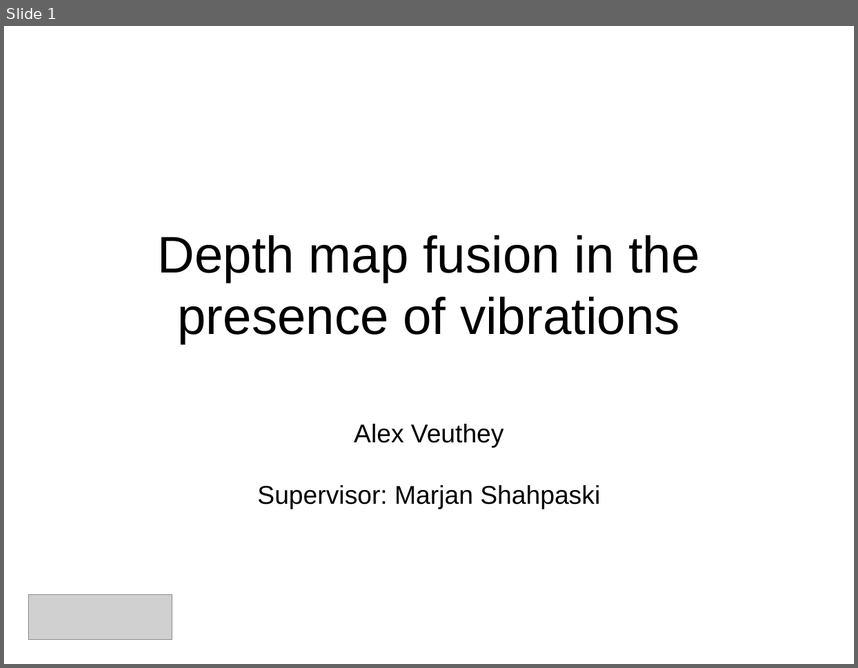
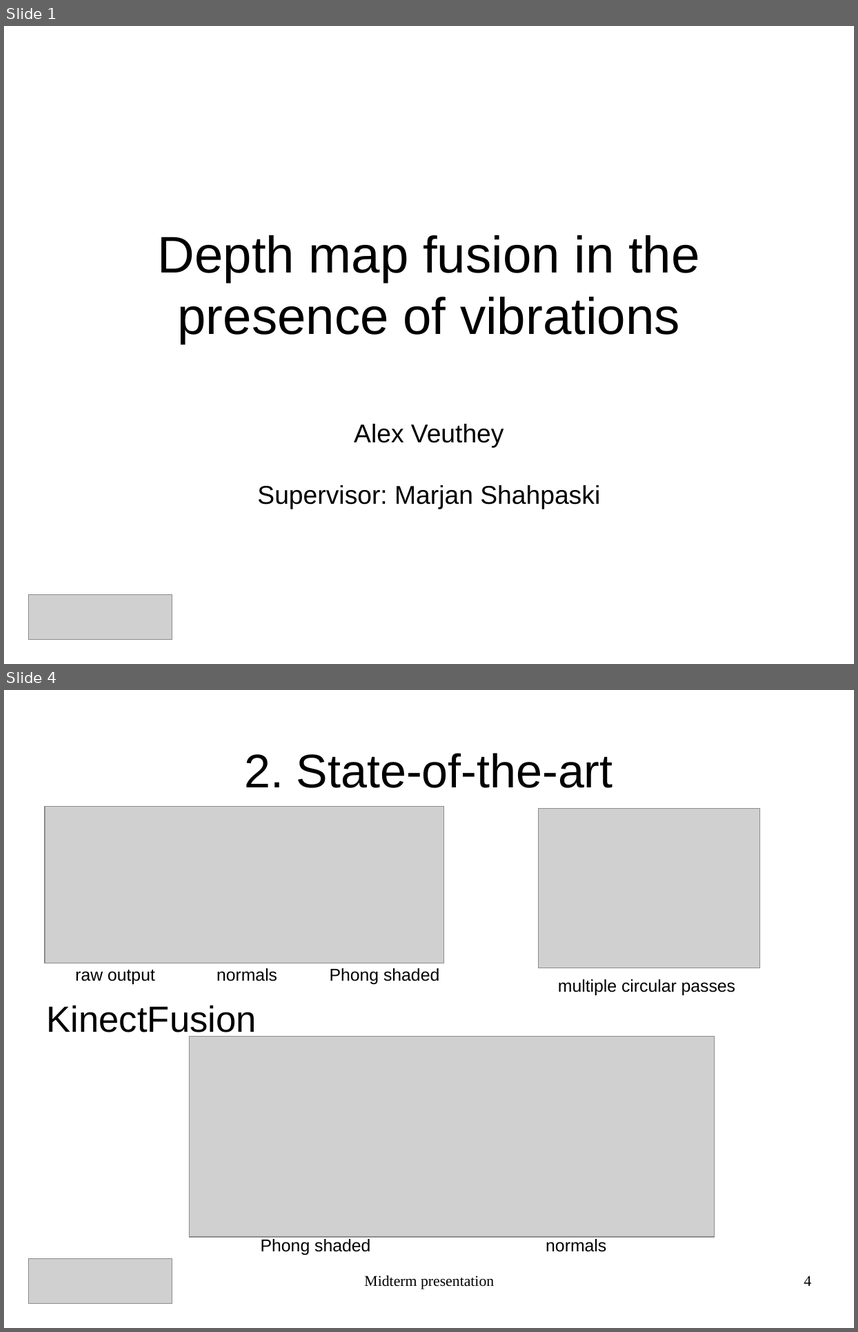
Before and after one commit to AlexVeuthey/KinectFusion, a slide deck: presentation/presentation.odp. Shown one above the other, each under a label of ours: slide 1 before the commit, slides 1 and 4 after it; the slides between them are not shown. The pictures are 858x668 and 858x1332 pixels, drawn with LibreOffice and Linux fonts; fonts in the diff are those of the drawing; grey boxes stand for pictures. Boxes give left, top, right and bottom in pixels: in the first picture for what was removed or moved away, otherwise in the second. Text is boxed around its words. In the diff, an @@ line names an element or a change of style, - is before the commit and + after.

```diff
--- a/presentation/presentation.odp
+++ b/presentation/presentation.odp
@@ slide 4 added at (x1=4, y1=690, x2=854, y2=1328), background #FFFFFF @@
@@ title added at (x1=244, y1=753, x2=613, y2=788), 44 pt, text #000000 @@
+2. State-of-the-art
@@ picture added at (x1=45, y1=807, x2=444, y2=963) @@
@@ picture added at (x1=539, y1=809, x2=760, y2=969) @@
@@ text added at (x1=75, y1=968, x2=439, y2=984), 16 pt, text #000000 @@
+raw output normals Phong shaded
@@ text added at (x1=558, y1=979, x2=735, y2=995), 16 pt, text #000000 @@
+multiple circular passes
@@ subtitle added at (x1=47, y1=1005, x2=257, y2=1039), 34 pt, text #000000 @@
+KinectFusion
@@ picture added at (x1=189, y1=1036, x2=715, y2=1237) @@
@@ text added at (x1=261, y1=1239, x2=606, y2=1254), 16 pt, text #000000 @@
+Phong shaded normals
@@ picture added at (x1=28, y1=1259, x2=172, y2=1304) @@
@@ text added at (x1=364, y1=1275, x2=494, y2=1289), 14 pt, text #000000 @@
+Midterm presentation
@@ page number added at (x1=804, y1=1275, x2=811, y2=1285), 14 pt, text #000000 @@
+4
```
Also in this commit, not shown: 9 slides changed, 1 other slide added, 1 slide removed, 10 other files.
